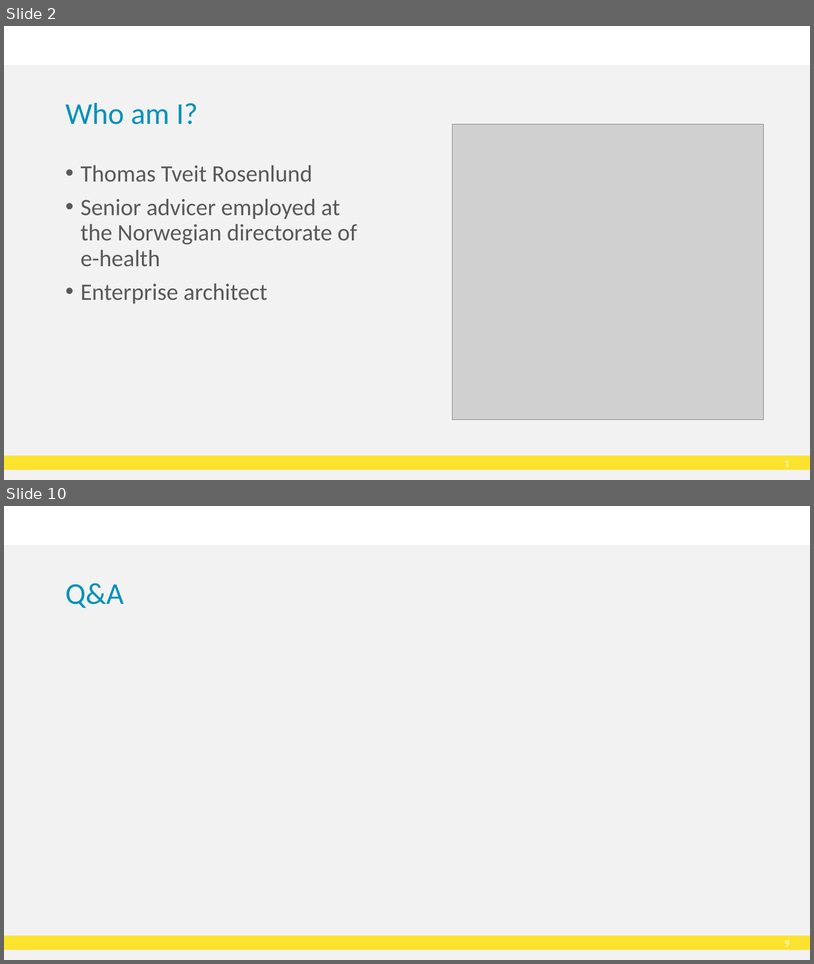
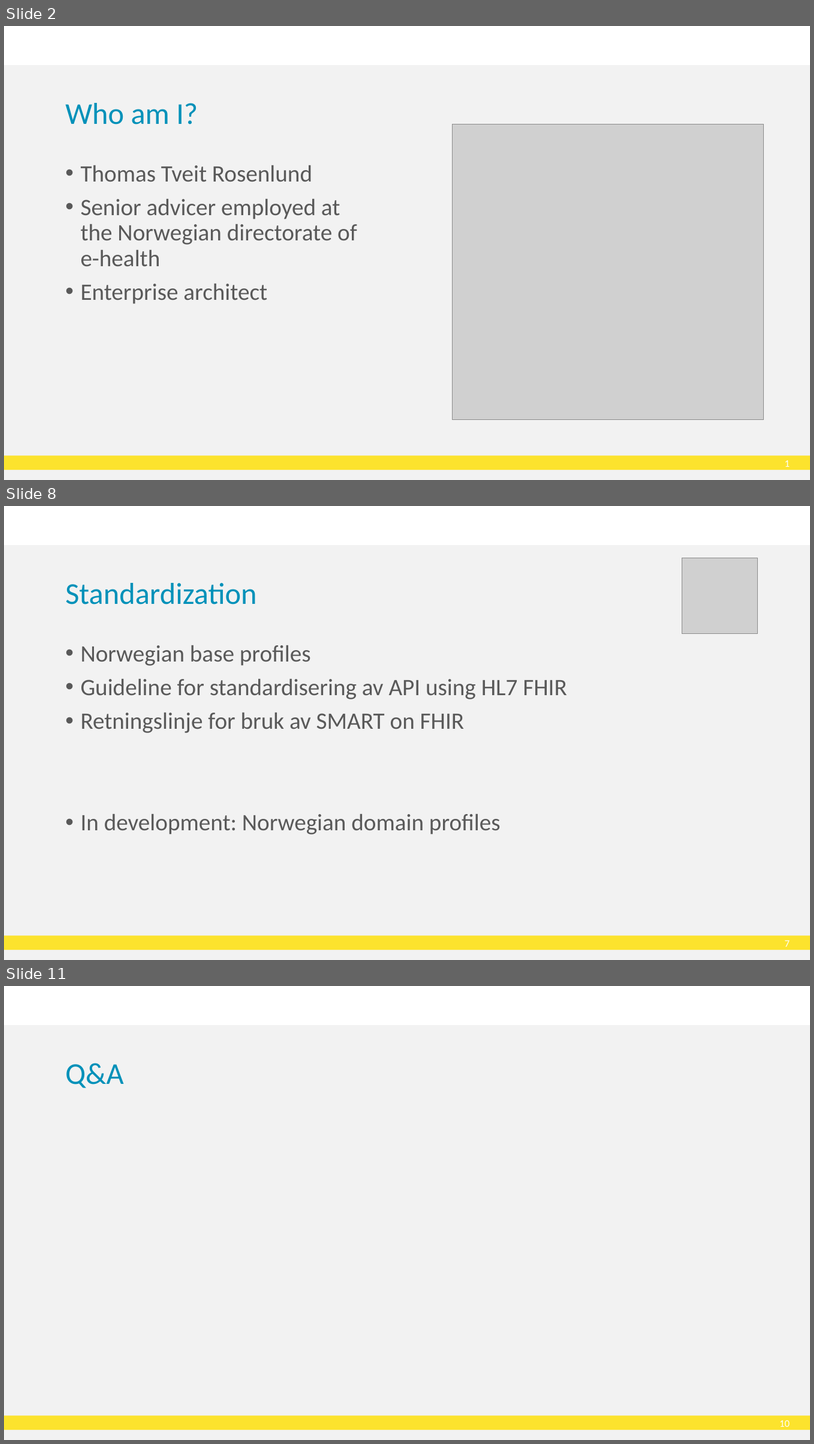
Before and after one commit to HL7Norway/best-practice, a slide deck: docs/presentasjoner/DD23_CT_230508_Thomas_Tveit_Rosenlund_FHIR-in-Norway.pptx. Shown one above the other, each under a label of ours: slides 2 and 10 before the commit, slides 2, 8 and 11 after it; the slides between them are not shown. The pictures are 814x964 and 814x1444 pixels, drawn with LibreOffice and Linux fonts; fonts in the diff are those of the drawing; grey boxes stand for pictures; background and template pictures are left out. Boxes give left, top, right and bottom in pixels: in the first picture for what was removed or moved away, otherwise in the second. Text is boxed around its words. In the diff, an @@ line names an element or a change of style, - is before the commit and + after.

```diff
--- a/docs/presentasjoner/DD23_CT_230508_Thomas_Tveit_Rosenlund_FHIR-in-Norway.pptx
+++ b/docs/presentasjoner/DD23_CT_230508_Thomas_Tveit_Rosenlund_FHIR-in-Norway.pptx
@@ slide 8 added at <box>4,506,810,960</box>, background #FFFFFF; not listed: 3 template elements that a slide beside it also shows @@
@@ picture added at <box>682,558,758,634</box> @@
@@ title added at <box>65,583,257,604</box>, 36 pt, text #0091B9 @@
+Standardization
@@ text added at <box>81,645,567,834</box>, 28 pt, text #595959 @@
+• Norwegian base profiles
+• Guideline for standardisering av API using HL7 FHIR
+• Retningslinje for bruk av SMART on FHIR
+• In development: Norwegian domain profiles
@@ what was slide 10 is now slide 11 @@
@@ page number at <box>780,1420,790,1426</box>: text changed @@
-9
+10
```
Also in this commit, not shown: 4 slides changed, 3 other slides added, 2 slides removed.
